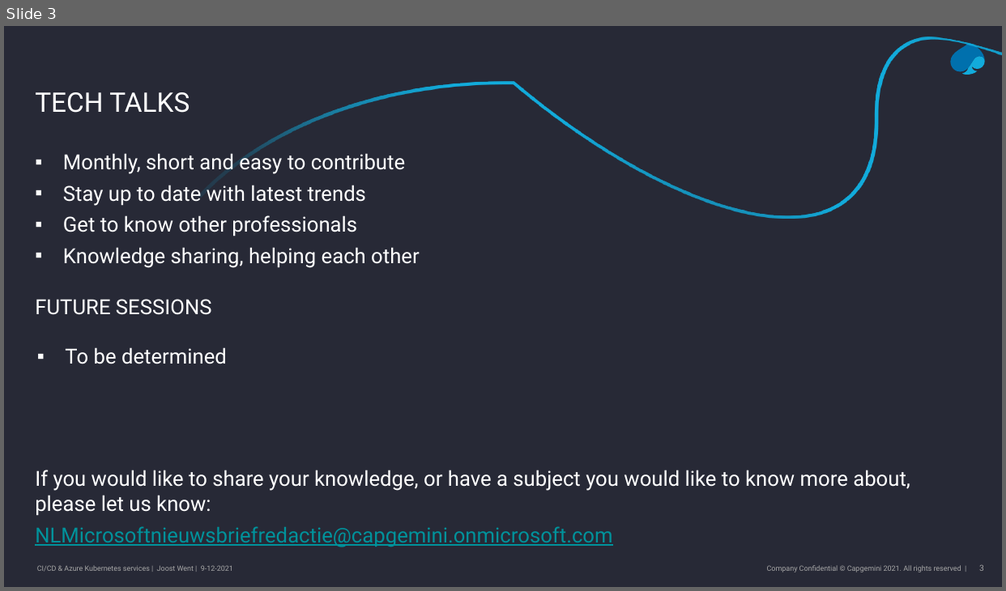
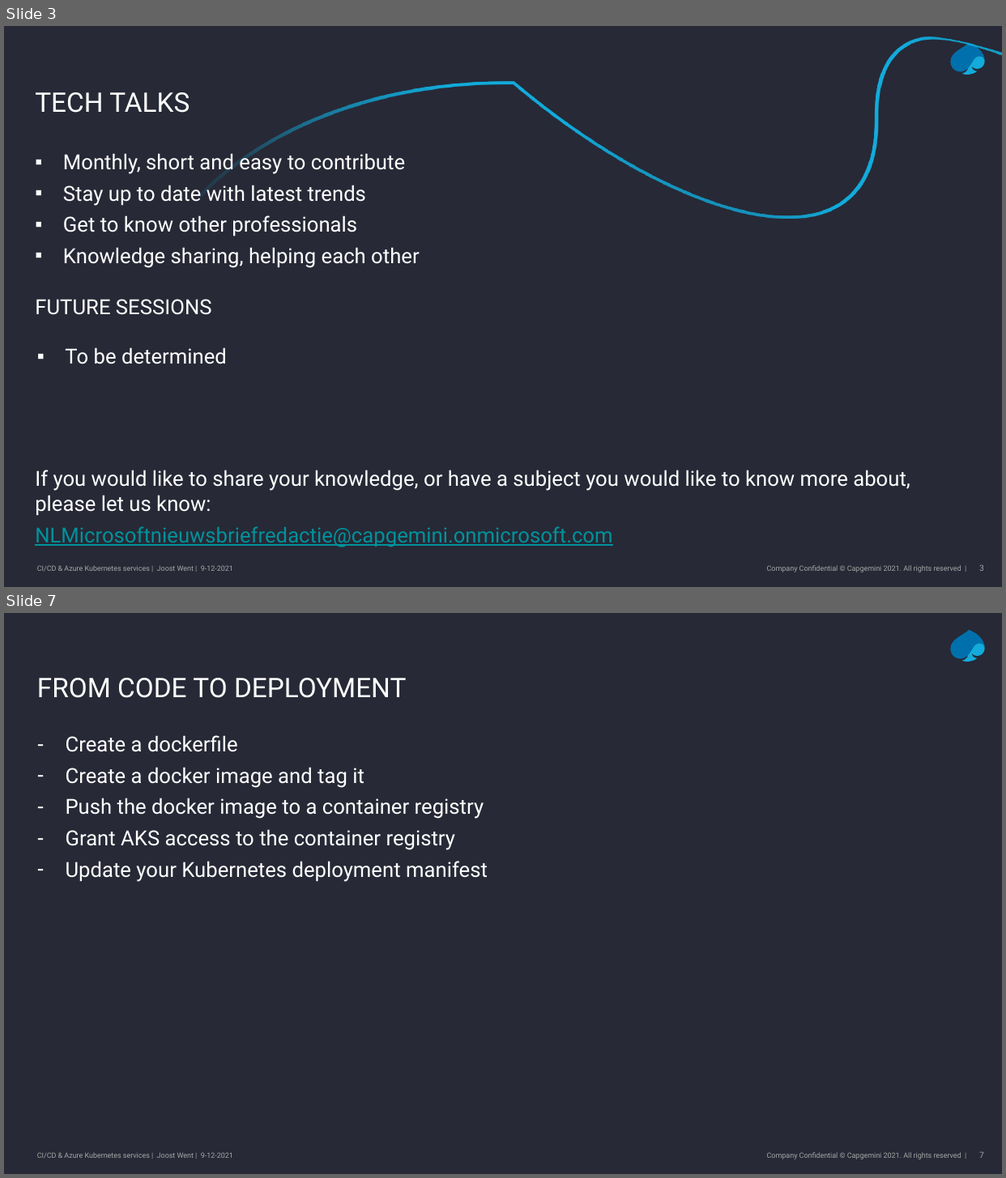
Before and after one commit to joostwent/techtalk-lunch, a slide deck: slides.pptx. Shown one above the other, each under a label of ours: slide 3 before the commit, slides 3 and 7 after it; the slides between them are not shown. The pictures are 1006x591 and 1006x1178 pixels, drawn with LibreOffice and Linux fonts; fonts in the diff are those of the drawing; background and template pictures are left out. Boxes give left, top, right and bottom in pixels: in the first picture for what was removed or moved away, otherwise in the second. Text is boxed around its words. In the diff, an @@ line names an element or a change of style, - is before the commit and + after.

Commit message:
Updated K8s deployment and slides

```diff
--- a/slides.pptx
+++ b/slides.pptx
@@ slide 7 added at box(4, 613, 1002, 1174), background #272936; not listed: 5 template elements that a slide beside it also shows @@
@@ title added at box(37, 678, 406, 698), 26 pt, text #FFFFFF @@
+FROM CODE TO DEPLOYMENT
@@ text added at box(66, 735, 488, 882), 20 pt, text #FFFFFF @@
+– Create a dockerfile
+– Create a docker image and tag it
+– Push the docker image to a container registry
+– Grant AKS access to the container registry
+– Update your Kubernetes deployment manifest
```
Also in this commit, not shown: 1 slide changed, 6 other slides added, 1 slide removed, 1 other file.
